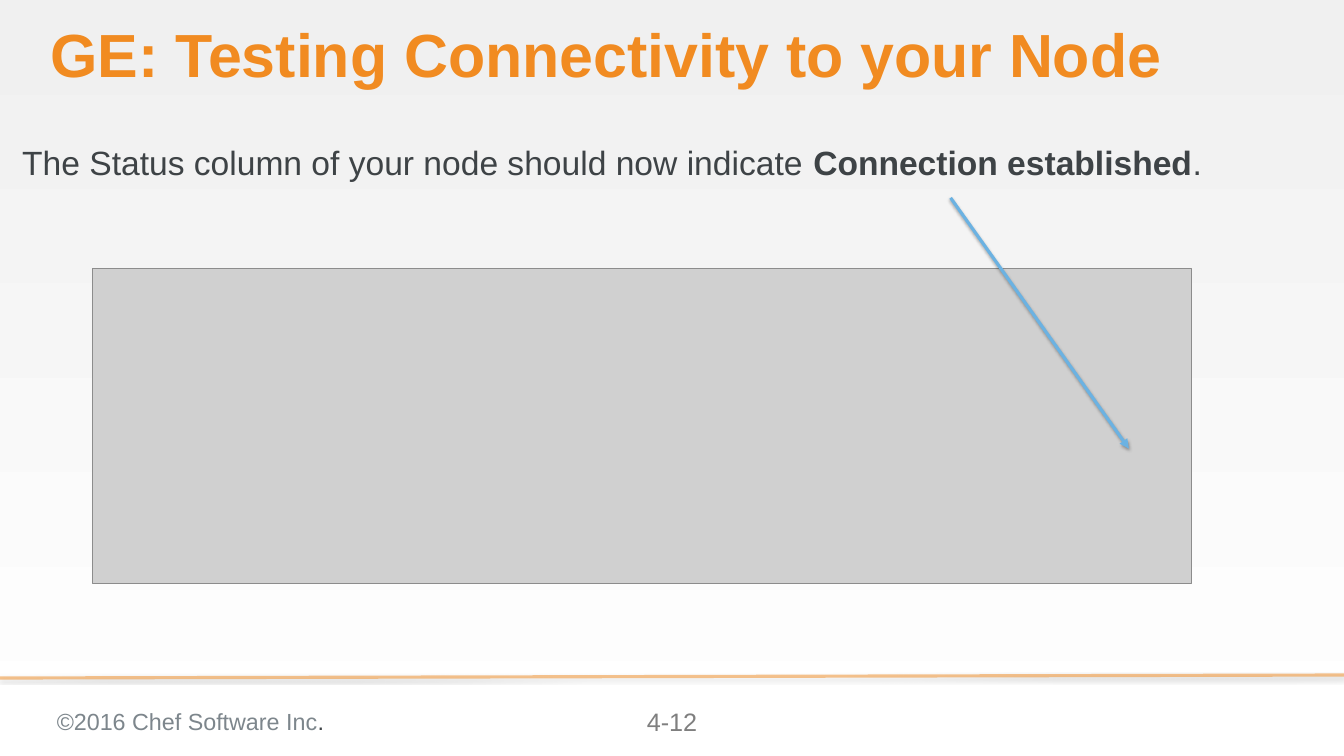
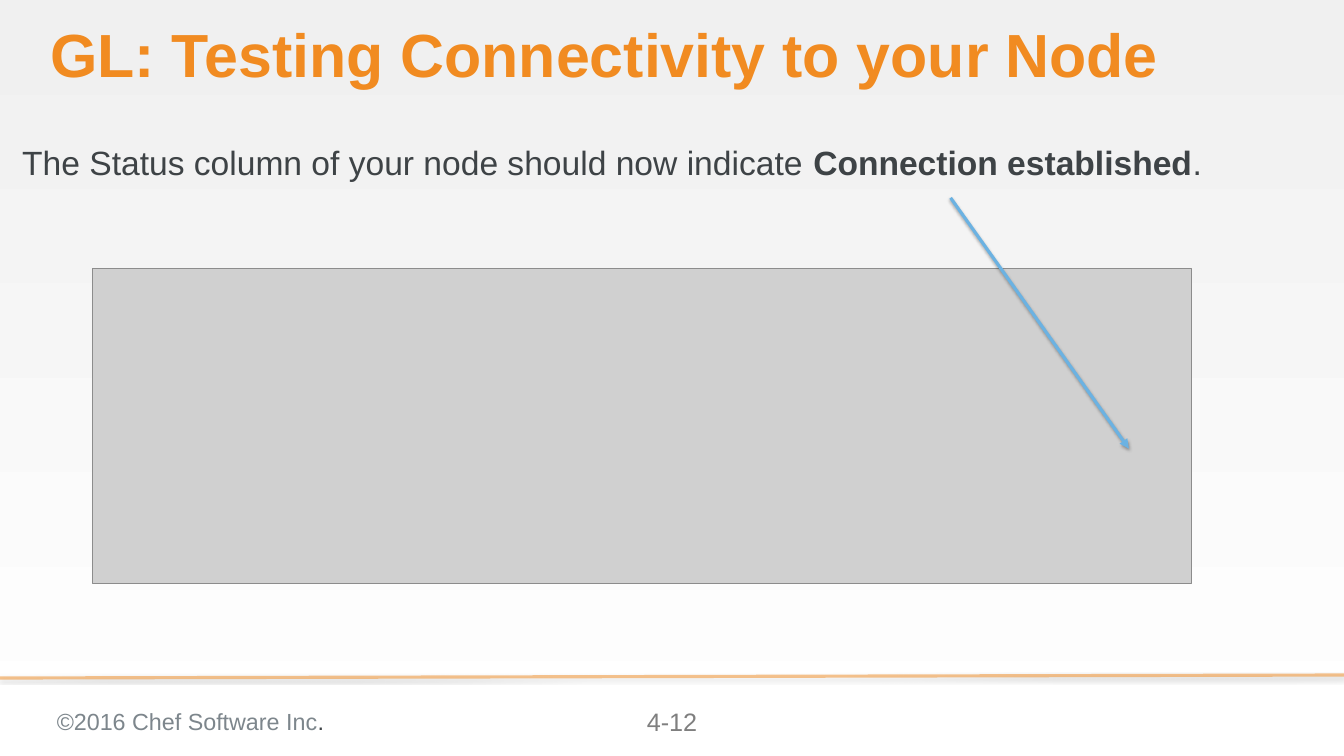
Before and after one commit to bchamby/chef-compliance-installation-configuration-operation, a slide deck: slide 12 of 04-initial-configuration-scans-win.pptx. Drawn at 1344x756 pixels with LibreOffice and Linux fonts; fonts in the diff are those of the drawing; grey boxes stand for pictures; background and template pictures are left out. Boxes give left, top, right and bottom in pixels: in the first picture for what was removed or moved away, otherwise in the second. Text is boxed around its words. In the diff, an @@ line names an element or a change of style, - is before the commit and + after.

```diff
--- a/04-initial-configuration-scans-win.pptx
+++ b/04-initial-configuration-scans-win.pptx
@@ title at (50,33,1158,89): text changed @@
-GE: Testing Connectivity to your Node
+GL: Testing Connectivity to your Node
```
Also in this commit, not shown: 15 other slides changed, 1 slide added, 39 slides removed.
